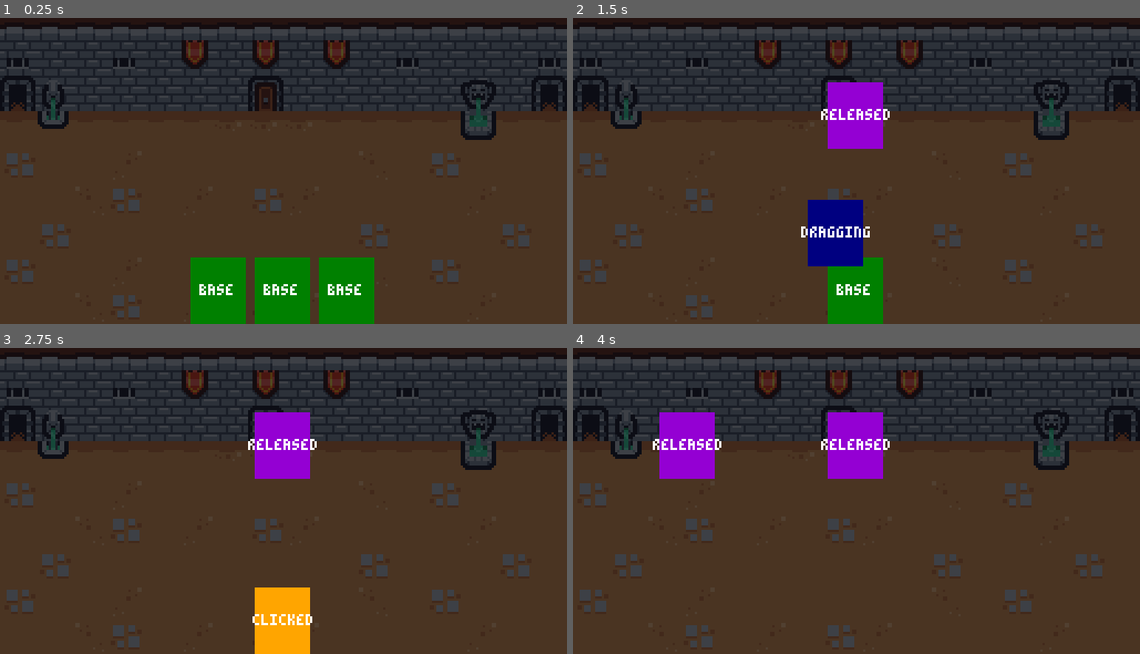
Above: before the commit, frames 1-4 (two rows, left to right).
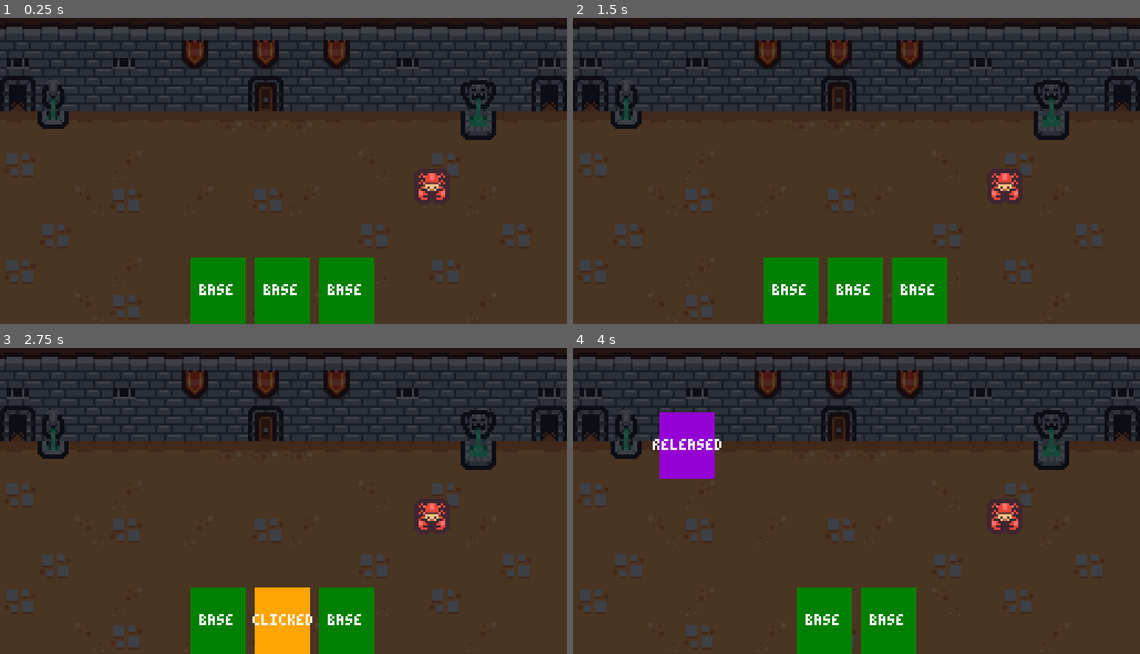
Above: after the commit, the same moments.

Repository: TravisHenderson646/Deckbuilding-Platformer-Roguelike
Game: Godot game, scene res://scenes/battle/battle.tscn
Same seed, same stepped clock (60 frames per second), same inputs: the game is played once before the commit and once after it.
Inputs (mouse positions are in pixels of both pictures, inside the frame that each line leads up to):
- Up to frame 1 (0.25 s): no input
- Up to frame 2 (1.5 s): tap Enter at 0.5 s; drag from (788, 290) to (856, 115) at 0.52 s; drag from (822, 290) to (856, 115) at 1.27 s
- Up to frame 3 (2.75 s): move the mouse to (283, 620) at 2.02 s; press the mouse at (283, 620) at 2.03 s; right-click (283, 620) at 2.3 s
- Up to frame 4 (4 s): release the mouse at (856, 620) at 2.75 s; tap Space at 2.75 s; drag from (856, 445) to (686, 445) at 2.77 s; drag from (856, 445) to (686, 445) at 3.52 s

The runs differ from the first frame. In frame 1, 0.3% of the frame differs, in the area x 73-80%, y 49-60%; in frame 2, 8.8%, in the area x 33-80%, y 21-100%; in frame 3, 6.7%; in frame 4, 6.7%.

Commit message:
ep 2 i forgot i had git

Diff:
--- /dev/null
+++ b/characters/warrior/cards/warrior_axe_attack.tres
@@ -0,0 +1,9 @@
+[gd_resource type="Resource" script_class="Card" load_steps=2 format=3 uid="uid://b60qrm5gt50qh"]
+
+[ext_resource type="Script" path="res://custom_resources/card.gd" id="1_2v2k3"]
+
+[resource]
+script = ExtResource("1_2v2k3")
+id = "warrior_axe_attack"
+type = 0
+target = 1
--- /dev/null
+++ b/characters/warrior/cards/warrior_block.tres
@@ -0,0 +1,9 @@
+[gd_resource type="Resource" script_class="Card" load_steps=2 format=3 uid="uid://bviktd0a5vc5h"]
+
+[ext_resource type="Script" path="res://custom_resources/card.gd" id="1_brmix"]
+
+[resource]
+script = ExtResource("1_brmix")
+id = "warrior_block"
+type = 1
+target = 0
--- /dev/null
+++ b/custom_resources/card.gd
@@ -0,0 +1,16 @@
+# should be called like GenericCard instead
+class_name Card
+extends Resource
+
+enum Type {ATTACK, DEFEND, POWER}
+enum Target {SELF, SINGLE_ENEMY, ALL_ENEMIES, EVERYONE}
+
+
+@export_group('Card Attributes')
+@export var id: String
+@export var type: Type
+@export var target: Target
+
+
+func is_single_targeted() -> bool:
+	return target == Target.SINGLE_ENEMY
--- /dev/null
+++ b/global/events.gd
@@ -0,0 +1,5 @@
+extends Node
+
+# Card related events
+signal card_aim_started(card_ui: CardUI)
+signal card_aim_ended(card_ui: CardUI)
--- a/project.godot
+++ b/project.godot
@@ -14,6 +14,10 @@
 run/main_scene="res://scenes/battle/battle.tscn"
 config/features=PackedStringArray("4.2", "GL Compatibility")
 config/icon="res://icon.png"
+
+[autoload]
+
+Events="*res://global/events.gd"
 
 [display]
 
@@ -45,6 +49,7 @@
 
 2d_physics/layer_1="card_target_selector"
 2d_physics/layer_2="card_drop_area"
+2d_physics/layer_3="enemies"
 
 [rendering]
 
--- a/scenes/battle/battle.tscn
+++ b/scenes/battle/battle.tscn
@@ -1,11 +1,17 @@
-[gd_scene load_steps=5 format=3 uid="uid://7gohvyblekuo"]
+[gd_scene load_steps=10 format=3 uid="uid://7gohvyblekuo"]
 
 [ext_resource type="Texture2D" uid="uid://cp4iq5fd6j8be" path="res://art/background.png" id="1_f0ues"]
+[ext_resource type="Texture2D" uid="uid://1u3b3hwqd8yh" path="res://art/tile_0110.png" id="2_4uync"]
 [ext_resource type="Script" path="res://scenes/ui/hand.gd" id="2_rjemc"]
 [ext_resource type="PackedScene" uid="uid://chb6vmmcfw5xx" path="res://scenes/card_ui/card_ui.tscn" id="2_xyrdg"]
+[ext_resource type="PackedScene" uid="uid://coovt3tt7q43l" path="res://scenes/card_target_selector/card_target_selector.tscn" id="3_531g4"]
+[ext_resource type="Resource" uid="uid://b60qrm5gt50qh" path="res://characters/warrior/cards/warrior_axe_attack.tres" id="5_0dsyi"]
+[ext_resource type="Resource" uid="uid://bviktd0a5vc5h" path="res://characters/warrior/cards/warrior_block.tres" id="6_6jn70"]
 
 [sub_resource type="RectangleShape2D" id="RectangleShape2D_2p0b8"]
 size = Vector2(256, 100)
+
+[sub_resource type="RectangleShape2D" id="RectangleShape2D_n3lph"]
 
 [node name="Battle" type="Node2D"]
 metadata/_edit_lock_ = true
@@ -22,6 +28,19 @@
 [node name="CollisionShape2D" type="CollisionShape2D" parent="CardDropArea"]
 position = Vector2(128, 50)
 shape = SubResource("RectangleShape2D_2p0b8")
+debug_color = Color(0, 0.6, 0.701961, 0.129412)
+
+[node name="Enemy" type="Area2D" parent="."]
+position = Vector2(195, 82)
+collision_layer = 4
+
+[node name="Sprite2D" type="Sprite2D" parent="Enemy"]
+texture = ExtResource("2_4uync")
+
+[node name="CollisionShape2D" type="CollisionShape2D" parent="Enemy"]
+shape = SubResource("RectangleShape2D_n3lph")
+
+[node name="CardTargetSelector" parent="." instance=ExtResource("3_531g4")]
 
 [node name="BattleUI" type="CanvasLayer" parent="." groups=["ui_layer"]]
 
@@ -41,9 +60,12 @@
 
 [node name="CardUI" parent="BattleUI/Hand" instance=ExtResource("2_xyrdg")]
 layout_mode = 2
+card = ExtResource("5_0dsyi")
 
 [node name="CardUI2" parent="BattleUI/Hand" instance=ExtResource("2_xyrdg")]
 layout_mode = 2
+card = ExtResource("5_0dsyi")
 
 [node name="CardUI3" parent="BattleUI/Hand" instance=ExtResource("2_xyrdg")]
 layout_mode = 2
+card = ExtResource("6_6jn70")
--- /dev/null
+++ b/scenes/card_target_selector/card_arc.tscn
@@ -0,0 +1,10 @@
+[gd_scene load_steps=2 format=3 uid="uid://d2iwo0eabiuwt"]
+
+[sub_resource type="Curve" id="Curve_vjh27"]
+min_value = 0.2
+_data = [Vector2(0, 0.2), 0.0, 1.03401, 0, 1, Vector2(0.773684, 1), 0.0, 0.0, 0, 0, Vector2(1, 0.2), -3.53488, 0.0, 1, 0]
+point_count = 3
+
+[node name="CardArc" type="Line2D"]
+width = 4.0
+width_curve = SubResource("Curve_vjh27")
--- /dev/null
+++ b/scenes/card_target_selector/card_target_selector.gd
@@ -0,0 +1,75 @@
+extends Node2D
+
+const ARC_POINTS := 8
+
+@onready var area_2d: Area2D = $Area2D
+@onready var card_arc: Line2D = $CanvasLayer/CardArc
+
+var current_card: CardUI
+var targeting := false
+
+func _ready() -> void:
+	Events.card_aim_started.connect(_on_card_aim_started)
+	Events.card_aim_ended.connect(_on_card_aim_ended)
+
+
+func _process(_delta: float) -> void:
+	if not targeting:
+		return
+
+	area_2d.position = get_local_mouse_position()
+	card_arc.points = _get_points()
+
+func _get_points() -> Array:
+	var points := []
+	var start := current_card.global_position
+	start.x += (current_card.size.x / 2)
+	var target := get_local_mouse_position()
+	var distance := (target - start)
+
+	for i in range(ARC_POINTS):
+		var t := (1.0 / ARC_POINTS) * i
+		var x := start.x + (distance.x / ARC_POINTS) * i
+		var y := start.y + ease_out_cubic(t) * distance.y
+		points.append(Vector2(x, y))
+
+	points.append(target)
+
+	return points
+
+
+func ease_out_cubic(number: float) -> float:
+	return 1.0 - pow(1.0 - number, 3.0)
+
+
+func _on_card_aim_started(card: CardUI) -> void:
+	if not card.card.is_single_targeted():
+		return
+
+	targeting = true
+	area_2d.monitoring = true
+	area_2d.monitorable = true
+	current_card = card
+
+
+func _on_card_aim_ended(_card: CardUI) -> void:
+	targeting = false
+	card_arc.clear_points()
+	area_2d.position = Vector2.ZERO
+	area_2d.monitoring = false
+	area_2d.monitorable = false
+	current_card = null
+
+
+func _on_area_2d_area_entered(area: Area2D) -> void:
+	if not current_card or not targeting:
+		return
+
+	if not current_card.targets.has(area):
+		current_card.targets.append(area)
+
+func _on_area_2d_area_exited(area: Area2D) -> void:
+	if not current_card or not targeting:
+		return
+
+	current_card.targets.erase(area)
--- /dev/null
+++ b/scenes/card_target_selector/card_target_selector.tscn
@@ -0,0 +1,27 @@
+[gd_scene load_steps=4 format=3 uid="uid://coovt3tt7q43l"]
+
+[ext_resource type="Script" path="res://scenes/card_target_selector/card_target_selector.gd" id="1_eyhjm"]
+[ext_resource type="PackedScene" uid="uid://d2iwo0eabiuwt" path="res://scenes/card_target_selector/card_arc.tscn" id="1_yl5w1"]
+
+[sub_resource type="RectangleShape2D" id="RectangleShape2D_wklow"]
+size = Vector2(4, 4)
+
+[node name="CardTargetSelector" type="Node2D"]
+script = ExtResource("1_eyhjm")
+
+[node name="Area2D" type="Area2D" parent="."]
+collision_mask = 4
+monitoring = false
+monitorable = false
+
+[node name="CollisionShape2D" type="CollisionShape2D" parent="Area2D"]
+shape = SubResource("RectangleShape2D_wklow")
+
+[node name="CanvasLayer" type="CanvasLayer" parent="."]
+layer = 2
+
+[node name="CardArc" parent="CanvasLayer" instance=ExtResource("1_yl5w1")]
+default_color = Color(0.937255, 0.65098, 0.945098, 1)
+
+[connection signal="area_entered" from="Area2D" to="." method="_on_area_2d_area_entered"]
+[connection signal="area_exited" from="Area2D" to="." method="_on_area_2d_area_exited"]
--- a/scenes/card_ui/card_state _machine.gd
+++ b/scenes/card_ui/card_state _machine.gd
@@ -32,7 +32,7 @@
 		current_state.on_mouse_entered()
 
 
-func on_mous_exited() -> void:
+func on_mouse_exited() -> void:
 	if current_state:
 		current_state.on_mouse_exited()
 
--- /dev/null
+++ b/scenes/card_ui/card_states/card_aiming_state.gd
@@ -0,0 +1,27 @@
+extends CardState
+
+
+const MOUSE_Y_SNAPBACK_THRESHOLD := 138
+
+func enter() -> void:
+	card_ui.color.color = Color.WEB_PURPLE
+	card_ui.state.text = 'AIMING'
+	card_ui.targets.clear()
+	var offset := Vector2(card_ui.parent.size.x / 2, -card_ui.size.y / 2)
+	offset.x -= card_ui.size.x / 2
+	card_ui.animate_to_position(card_ui.parent.global_position + offset, 0.2)
+	card_ui.drop_point_detector.monitoring = false
+	Events.card_aim_started.emit(card_ui)
+
+func exit() -> void:
+	Events.card_aim_ended.emit(card_ui)
+
+func on_input(event: InputEvent) -> void:
+	var mouse_motion := event is InputEventMouseMotion
+	var mouse_at_bottom := card_ui.get_global_mouse_position().y > MOUSE_Y_SNAPBACK_THRESHOLD
+
+	if (mouse_motion and mouse_at_bottom) or event.is_action_pressed('right_mouse'):
+		transition_requested.emit(self,CardState.State.BASE)
+	elif event.is_action_released('left_mouse') or event.is_action_pressed('left_mouse'):
+		get_viewport().set_input_as_handled()
+		transition_requested.emit(self, CardState.State.RELEASED)
--- a/scenes/card_ui/card_states/card_base_state.gd
+++ b/scenes/card_ui/card_states/card_base_state.gd
@@ -3,6 +3,9 @@
 func enter() -> void:
 	if not card_ui.is_node_ready():
 		await card_ui.ready
+
+	if card_ui.tween and card_ui.tween.is_running():
+		card_ui.tween.kill()
 
 	card_ui.reparent_requested.emit(card_ui)
 	card_ui.color.color = Color.WEB_GREEN
--- a/scenes/card_ui/card_states/card_dragging_state.gd
+++ b/scenes/card_ui/card_states/card_dragging_state.gd
@@ -18,9 +18,14 @@
 
 
 func on_input(event: InputEvent) -> void:
+	var single_targeted := card_ui.card.is_single_targeted()
 	var mouse_motion := event is InputEventMouseMotion
 	var cancel = event.is_action_pressed('right_mouse')
 	var confirm = event.is_action_released('left_mouse') or event.is_action_pressed('left_mouse')
+
+	if single_targeted and mouse_motion and card_ui.targets.size() > 0:
+		transition_requested.emit(self, CardState.State.AIMING)
+		return
 
 	if mouse_motion:
 		card_ui.global_position = card_ui.get_global_mouse_position() - card_ui.pivot_offset
--- a/scenes/card_ui/card_states/card_released_state.gd
+++ b/scenes/card_ui/card_states/card_released_state.gd
@@ -5,7 +5,7 @@
 func enter() -> void:
 	card_ui.color.color = Color.DARK_VIOLET
 	card_ui.state.text = 'RELEASED'
-
+	print(card_ui.targets)
 	played = false
 
 	if not card_ui.targets.is_empty():
--- a/scenes/card_ui/card_ui.gd
+++ b/scenes/card_ui/card_ui.gd
@@ -1,19 +1,29 @@
+# should be called like idk clickableCards or something
 class_name CardUI
 extends Control
 
 signal reparent_requested(which_card_ui: CardUI)
 
+@export var card: Card
+
 @onready var color = $Color
 @onready var state = $State
 @onready var drop_point_detector = $DropPointDetector
-@onready var card_state_machine: CardStateMachine = $CardStateMachine as CardStateMachine
+@onready var card_state_machine: CardStateMachine = $CardStateMachine
 @onready var targets: Array[Node] = []
+
+var parent: Control # Hand
+var tween: Tween
 
 func _ready() -> void:
 	card_state_machine.init(self)
 
 func _input(event: InputEvent) -> void:
 	card_state_machine.on_input(event)
+
+func animate_to_position(new_position: Vector2, duration: float) -> void:
+	tween = create_tween().set_trans(Tween.TRANS_CIRC).set_ease(Tween.EASE_OUT)
+	tween.tween_property(self, 'global_position', new_position, duration)
 
 func _on_gui_input(event: InputEvent) -> void:
 	card_state_machine.on_gui_input(event)
@@ -22,7 +32,7 @@
 	card_state_machine.on_mouse_entered()
 
 func _on_mouse_exited() -> void:
-	card_state_machine.on_mous_exited()
+	card_state_machine.on_mouse_exited()
 
 
 func _on_drop_point_detector_area_entered(area: Area2D) -> void:
--- a/scenes/card_ui/card_ui.tscn
+++ b/scenes/card_ui/card_ui.tscn
@@ -7,6 +7,7 @@
 [ext_resource type="Script" path="res://scenes/card_ui/card_states/card_clicked_state.gd" id="5_2jjlj"]
 [ext_resource type="Script" path="res://scenes/card_ui/card_states/card_dragging_state.gd" id="6_h7xqc"]
 [ext_resource type="Script" path="res://scenes/card_ui/card_states/card_released_state.gd" id="7_408sw"]
+[ext_resource type="Script" path="res://scenes/card_ui/card_states/card_aiming_state.gd" id="8_eygv7"]
 
 [sub_resource type="RectangleShape2D" id="RectangleShape2D_ac7ha"]
 size = Vector2(25, 30)
@@ -72,6 +73,10 @@
 script = ExtResource("7_408sw")
 state = 4
 
+[node name="CardAimingState" type="Node" parent="CardStateMachine"]
+script = ExtResource("8_eygv7")
+state = 3
+
 [connection signal="gui_input" from="." to="." method="_on_gui_input"]
 [connection signal="mouse_entered" from="." to="." method="_on_mouse_entered"]
 [connection signal="mouse_exited" from="." to="." method="_on_mouse_exited"]
--- a/scenes/ui/hand.gd
+++ b/scenes/ui/hand.gd
@@ -3,9 +3,9 @@
 
 
 func _ready() -> void:
-	for child in get_children():
-		var card_ui := child as CardUI
-		card_ui.reparent_requested.connect(_on_card_ui_reparent_requested)
+	for child: CardUI in get_children():
+		child.parent = self
+		child.reparent_requested.connect(_on_card_ui_reparent_requested)
 
 func _on_card_ui_reparent_requested(child: CardUI) -> void:
 	child.reparent(self)
Not shown: 1 places in scenes/card_ui/card_ui.tscn that only renumber resources
